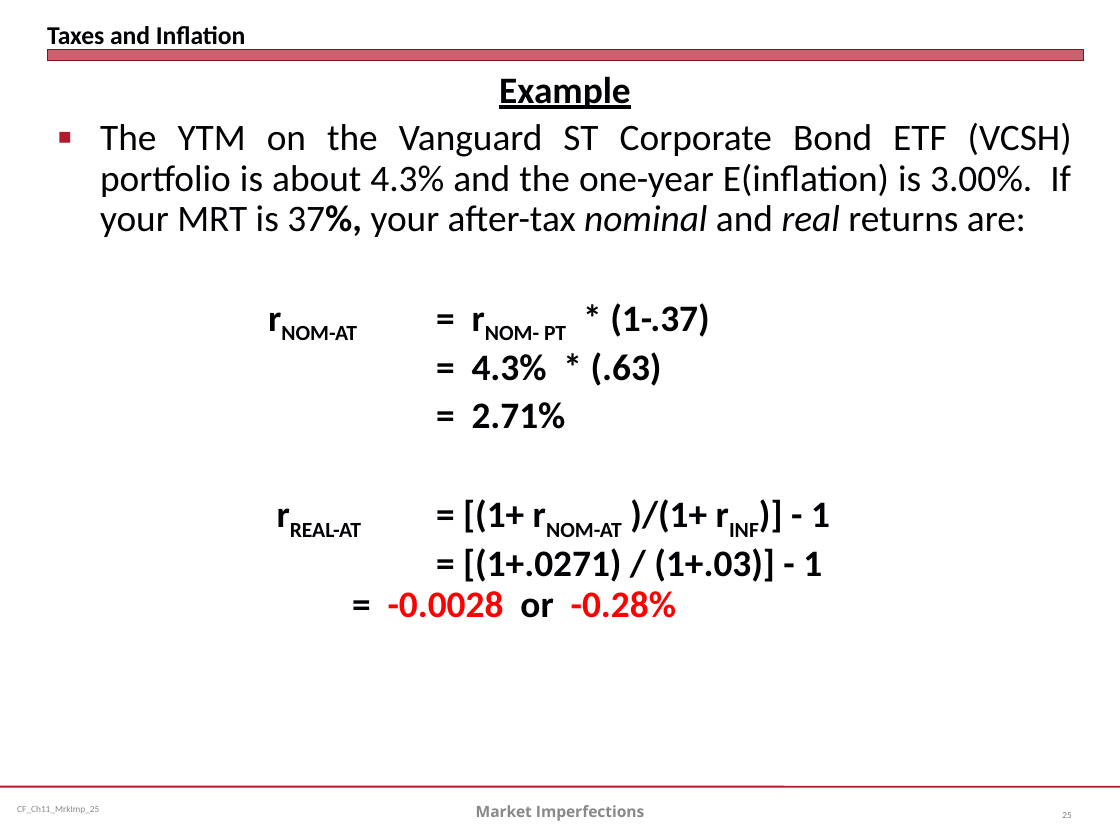
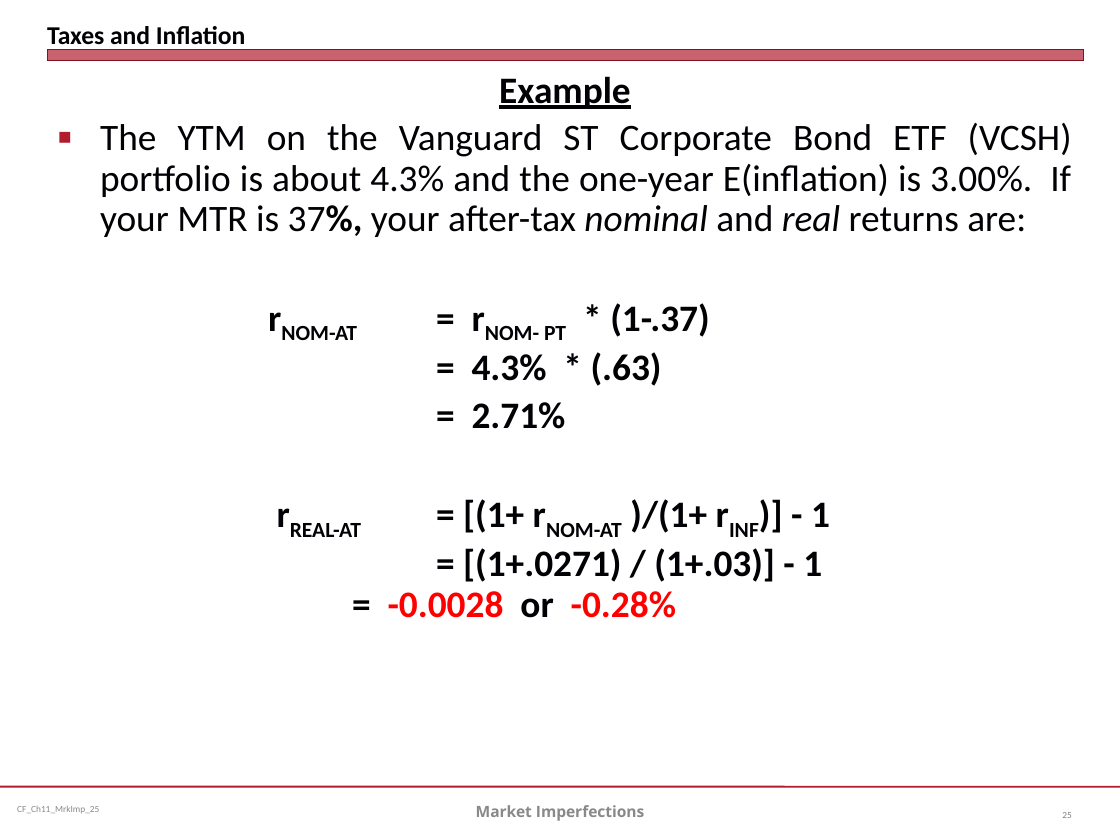
Before and after one commit to jmc877/Corporate-Finance, a slide deck: slide 25 of slides/CF_Ch11_MrkImp_25.pptx. Drawn at 1120x840 pixels with LibreOffice and Linux fonts; fonts in the diff are those of the drawing. Boxes give left, top, right and bottom in pixels: in the first picture for what was removed or moved away, otherwise in the second. Text is boxed around its words. In the diff, an @@ line names an element or a change of style, - is before the commit and + after.

```diff
--- a/slides/CF_Ch11_MrkImp_25.pptx
+++ b/slides/CF_Ch11_MrkImp_25.pptx
@@ text at [100,123,1072,237]: text changed @@
-■ The YTM on the Vanguard ST Corporate Bond ETF (VCSH) portfolio is about 4.3% and the one-year E(inflation) is 3.00%. If your MRT is 37%, your after-tax nominal and real returns are:
+■ The YTM on the Vanguard ST Corporate Bond ETF (VCSH) portfolio is about 4.3% and the one-year E(inflation) is 3.00%. If your MTR is 37%, your after-tax nominal and real returns are:
```
Also in this commit, not shown: 6 other files.
